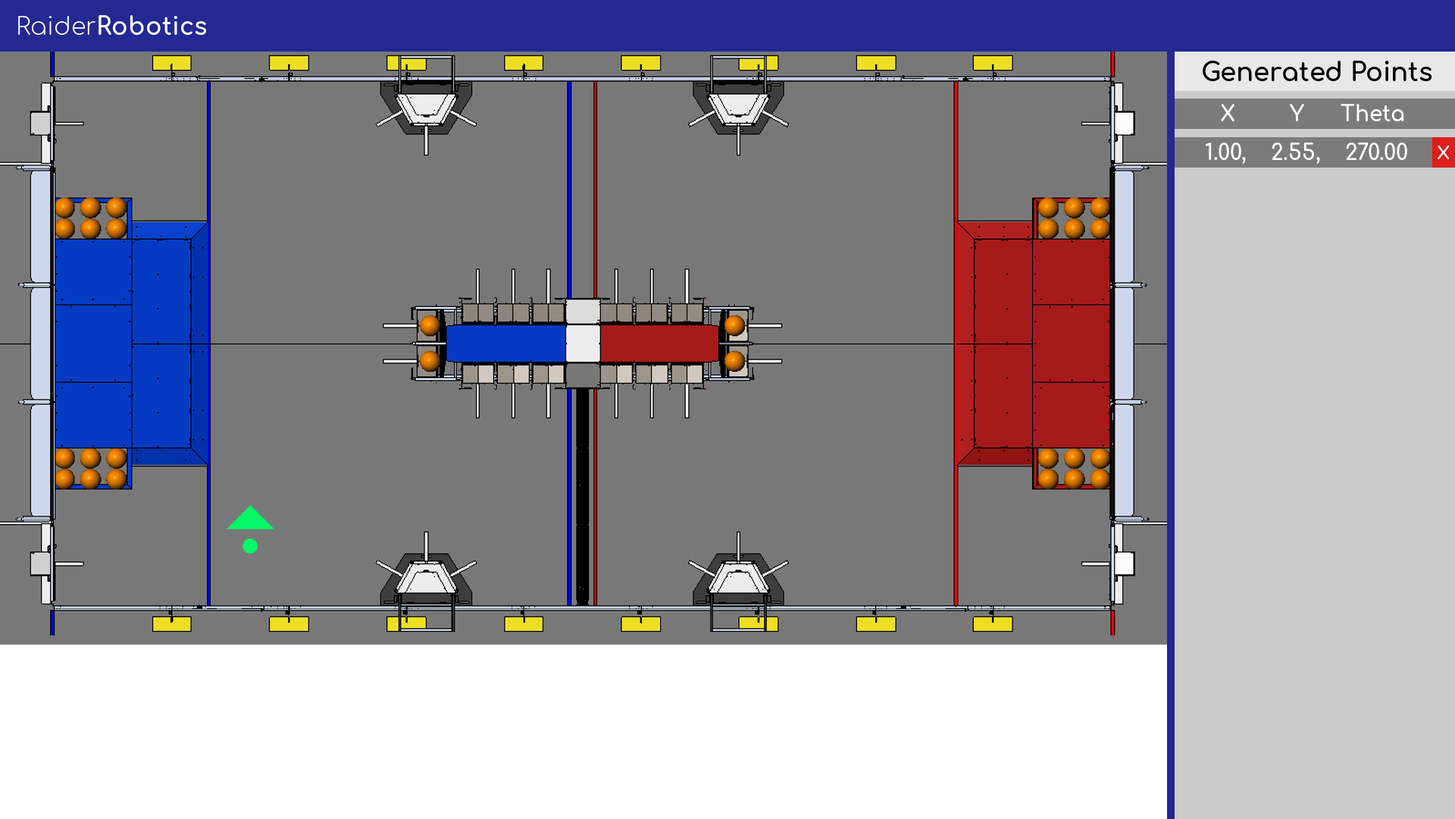
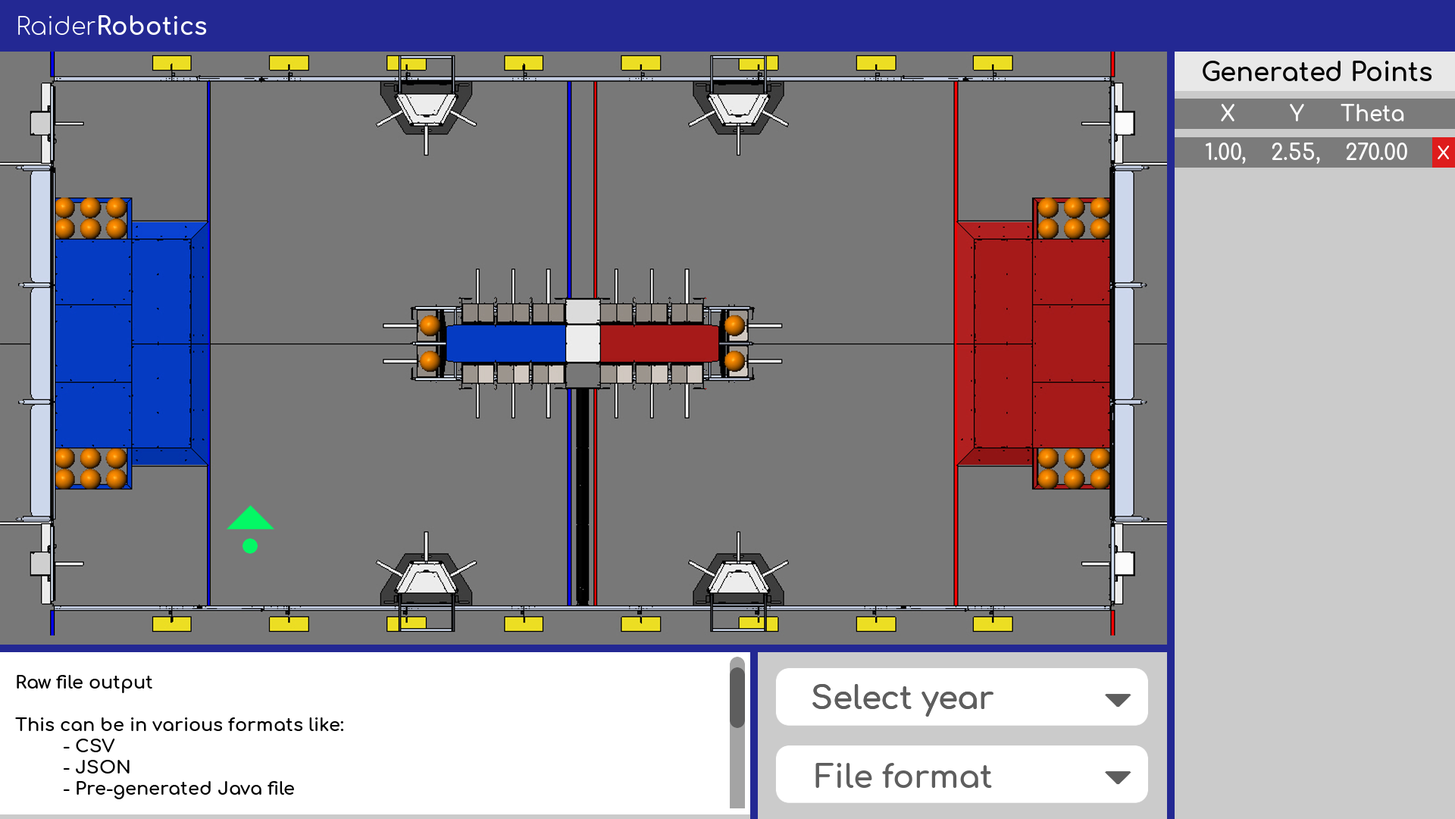
Two versions of the same layered image (1455px x 819px). Layer-by-layer changes:
added group "Bottom-section" with 16 layers above "Points" over [0, 644, 1168, 819]
added group "Output" with 3 layers in group "Bottom-section" over [15, 656, 746, 809]
added layer "Raw file output ..." in group "Output" over [15, 674, 345, 799]
added layer "Scrollbar #1" in group "Output" over [729, 656, 746, 809]
added layer "bg #7" in group "Output" over [15, 656, 746, 809]
added layer "bar" in group "Bottom-section" over [0, 644, 1168, 819]
added group "params" with 9 layers in group "Bottom-section" over [775, 667, 1149, 803]
added group "Format dropdown" with 4 layers in group "params" over [775, 683, 1149, 803]
added layer "File format" in group "Format dropdown" over [815, 762, 993, 788]
added layer "text #1" in group "Format dropdown" over [812, 683, 994, 717]
added layer "indec #1" in group "Format dropdown" over [1105, 770, 1132, 785]
added layer "bg #6" in group "Format dropdown" over [775, 745, 1149, 803]
added group "Year dropdown" with 3 layers in group "params" over [775, 667, 1149, 726]
added layer "text" in group "Year dropdown" over [812, 683, 994, 717]
added layer "indec" in group "Year dropdown" over [1105, 693, 1132, 708]
added layer "bg #5" in group "Year dropdown" over [775, 667, 1149, 726]
added layer "bg #4" in group "Bottom-section" over [0, 644, 1168, 819]
